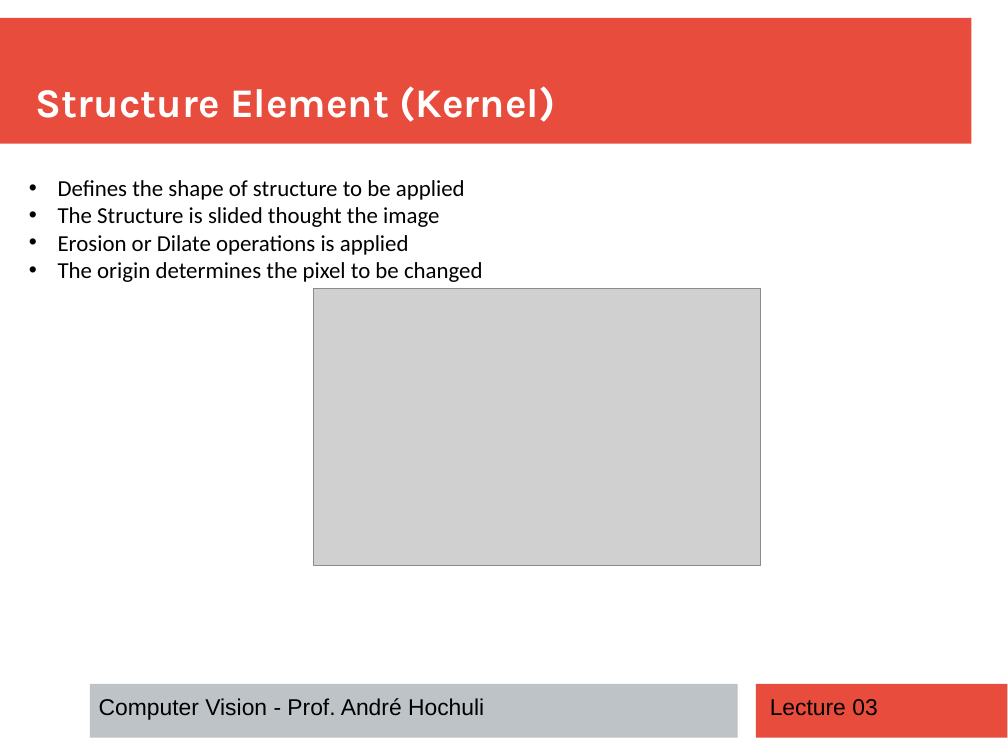
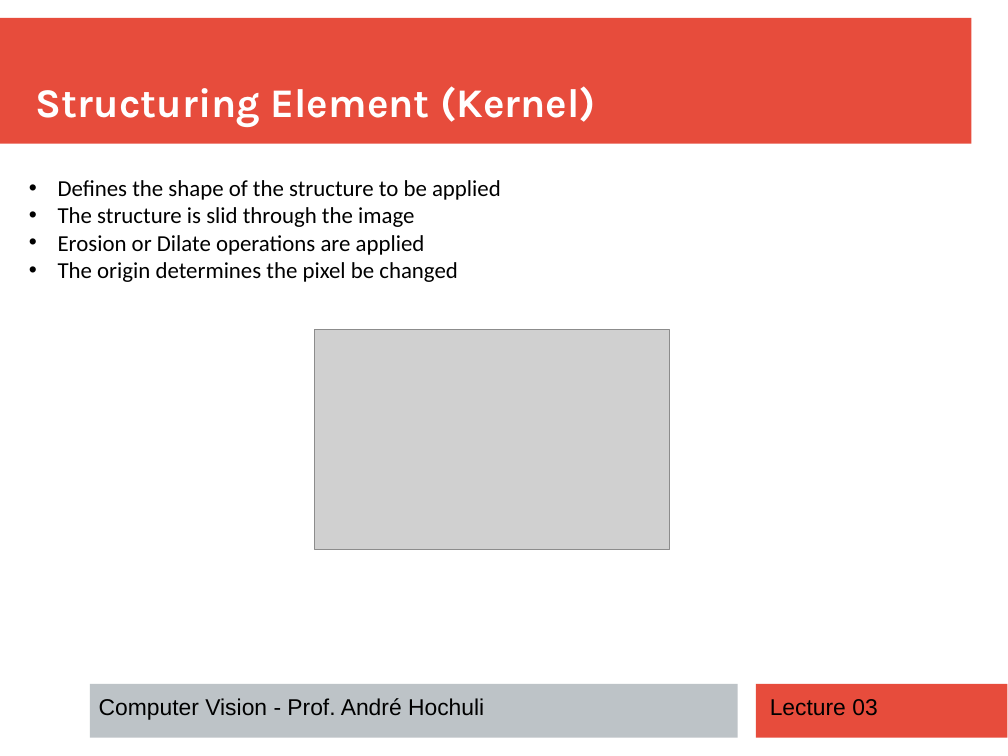
Before and after one commit to andrehochuli/teaching, a slide deck: slide 4 of ComputerVision/Lecture 03 - Morphology/Lecture 03 - Morphology.pptx. Drawn at 1008x756 pixels with LibreOffice and Linux fonts; fonts in the diff are those of the drawing; grey boxes stand for pictures. Boxes give left, top, right and bottom in pixels: in the first picture for what was removed or moved away, otherwise in the second. Text is boxed around its words. In the diff, an @@ line names an element or a change of style, - is before the commit and + after.

```diff
--- a/ComputerVision/Lecture 03 - Morphology/Lecture 03 - Morphology.pptx
+++ b/ComputerVision/Lecture 03 - Morphology/Lecture 03 - Morphology.pptx
@@ text at box(36, 86, 596, 127): text changed @@
-Structure Element (Kernel)
+Structuring Element (Kernel)
@@ text at box(58, 180, 501, 282): text changed @@
-• Defines the shape of structure to be applied
-• The Structure is slided thought the image
-• Erosion or Dilate operations is applied
-• The origin determines the pixel to be changed
+• Defines the shape of the structure to be applied
+• The structure is slid through the image
+• Erosion or Dilate operations are applied
+• The origin determines the pixel be changed
@@ picture: place and size @@
-picture at box(313, 288, 761, 565)
+picture at box(315, 329, 670, 549)
```
Also in this commit, not shown: 6 other slides changed, 1 other file.
